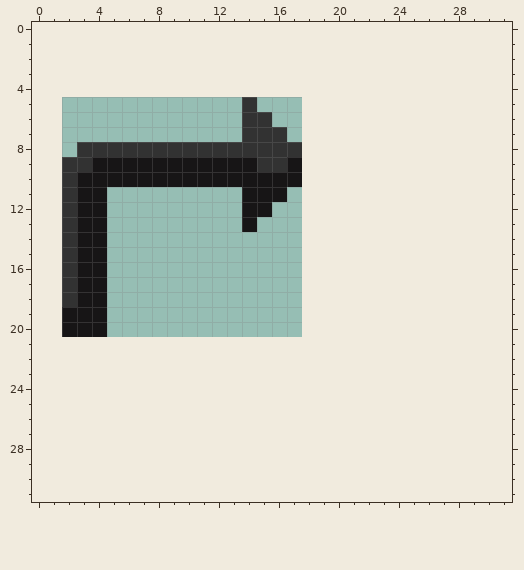
Pixel-art file: src/assets/gui/aseprite/back_icon.aseprite. That is the earlier state.
16x16 pixels, 1 frame. The old version is drawn lined up with the new one, on the new canvas.
And afterwards:
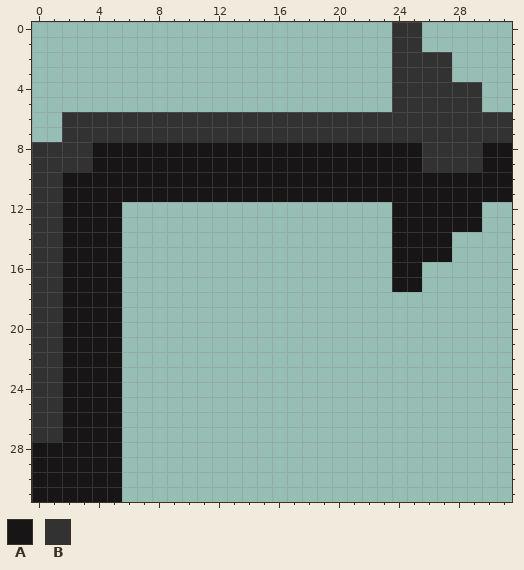
Palette (. is transparent): A #171516  B #323232
What changed:
canvas 16x16 -> 32x32, the old top-left corner now at 2,5
y 0..1: x 24..25 .. -> BB
y 2..3: x 24..27 .... -> BBBB
y 4: x 24..29 ...... -> BBBBBB
y 5: x 14 B -> .; x 24..29 ...... -> BBBBBB
y 6: x 2..13 ............ -> BBBBBBBBBBBB; x 16..31 ................ -> BBBBBBBBBBBBBBBB
y 7: x 2..13 ............ -> BBBBBBBBBBBB; x 17..31 ............... -> BBBBBBBBBBBBBBB
y 8: x 0..2 ... -> BBB; x 4..31 BBBBBBBBBBBBBB.............. -> AAAAAAAAAAAAAAAAAAAAAABBBBAA
y 9: x 0..1 .. -> BB; x 15..16 BB -> AA; x 18..31 .............. -> AAAAAAAABBBBAA
y 10: x 0..2 ..B -> BBA; x 18..31 .............. -> AAAAAAAAAAAAAA
y 11: x 0..2 ..B -> BBA; x 5..13 ......... -> AAAAAAAAA; x 17..31 ............... -> AAAAAAAAAAAAAAA
y 12: x 0..2 ..B -> BBA; x 5 . -> A; x 14..15 AA -> ..; x 24..29 ...... -> AAAAAA
y 13: x 0..2 ..B -> BBA; x 5 . -> A; x 14 A -> .; x 24..29 ...... -> AAAAAA
y 14..15: x 0..2 ..B -> BBA; x 5 . -> A; x 24..27 .... -> AAAA
y 16..17: x 0..2 ..B -> BBA; x 5 . -> A; x 24..25 .. -> AA
y 18: x 0..2 ..B -> BBA; x 5 . -> A
y 19..20: x 0..1 .. -> BB; x 5 . -> A
y 21..27: x 0..5 ...... -> BBAAAA
y 28..31: x 0..5 ...... -> AAAAAA
